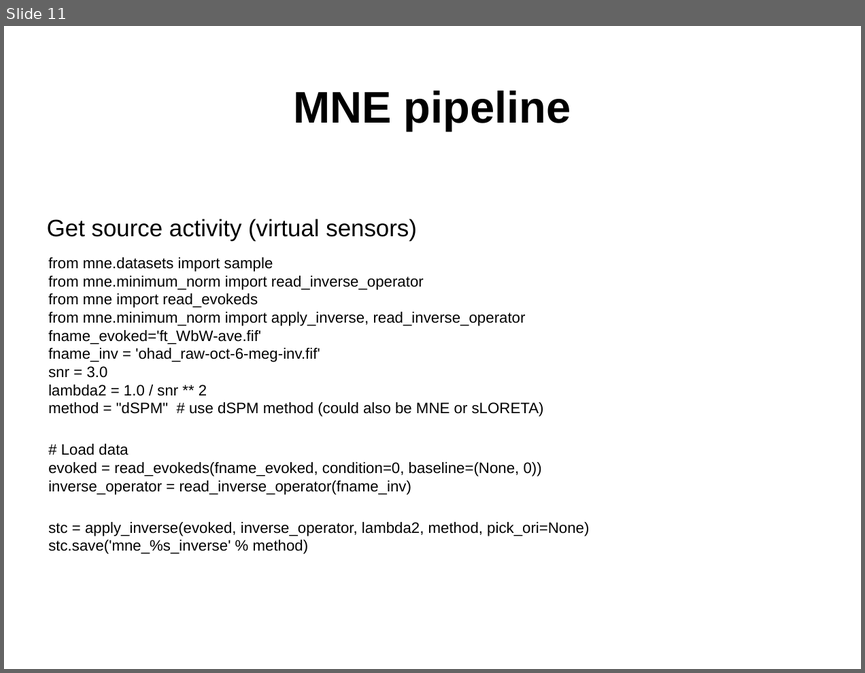
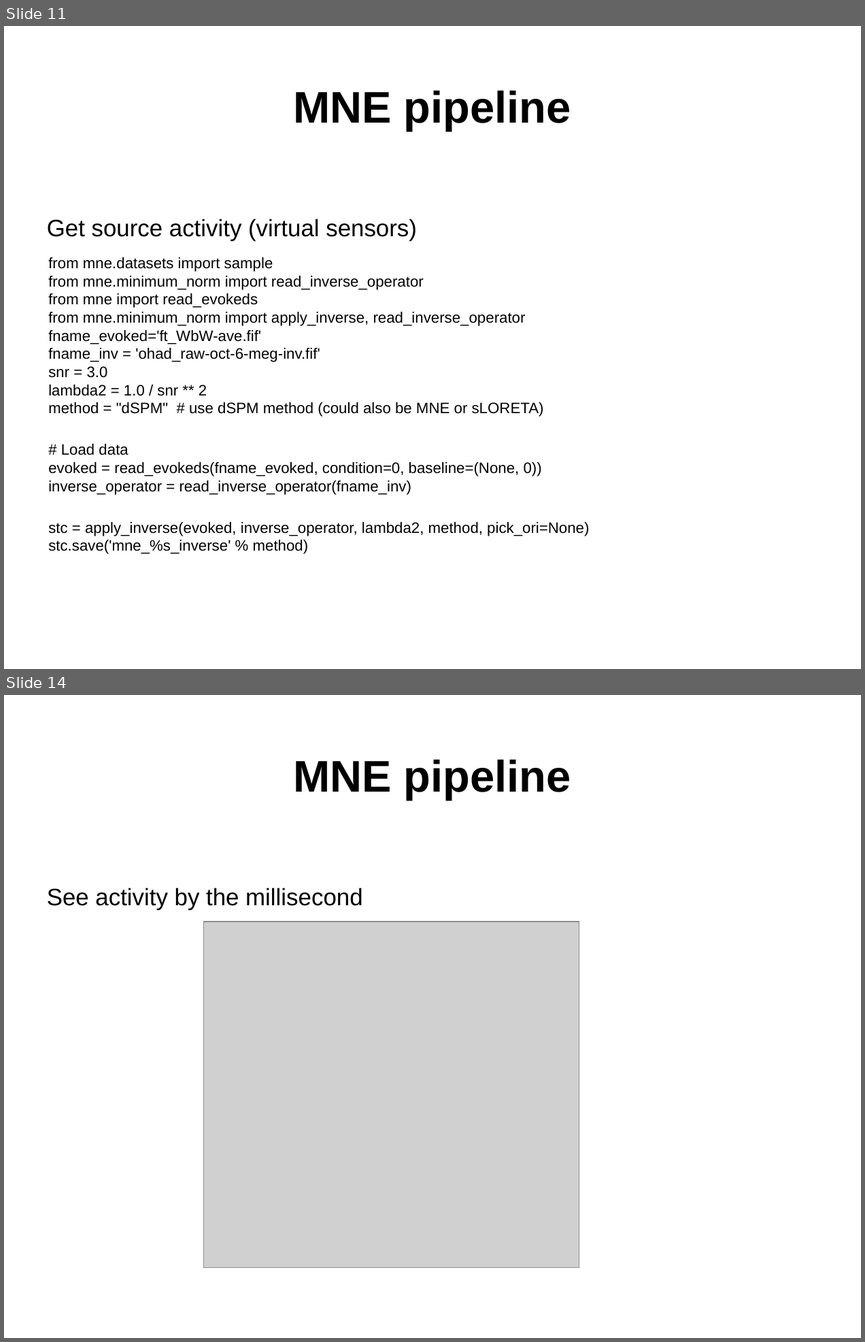
Before and after one commit to yuval-harpaz/MNE4D, a slide deck: docs/MNE_4D_data.pptx. Shown one above the other, each under a label of ours: slide 11 before the commit, slides 11 and 14 after it; the slides between them are not shown. The pictures are 865x673 and 865x1342 pixels, drawn with LibreOffice and Linux fonts; fonts in the diff are those of the drawing; grey boxes stand for pictures; background and template pictures are left out. Boxes give left, top, right and bottom in pixels: in the first picture for what was removed or moved away, otherwise in the second. Text is boxed around its words. In the diff, an @@ line names an element or a change of style, - is before the commit and + after.

Commit message:
plot ohad's brain + activity

```diff
--- a/docs/MNE_4D_data.pptx
+++ b/docs/MNE_4D_data.pptx
@@ slide 14 added at [4, 695, 861, 1338], background picture (left out) @@
@@ text added at [293, 760, 571, 800], 41 pt, text #000000, bold @@
+MNE pipeline
@@ text added at [47, 887, 362, 910], 22 pt, text #000000 @@
+See activity by the millisecond
@@ picture added at [204, 921, 580, 1268] @@
```
Also in this commit, not shown: 1 slide changed, 2 other slides added, 2 slides removed, 3 other files.
